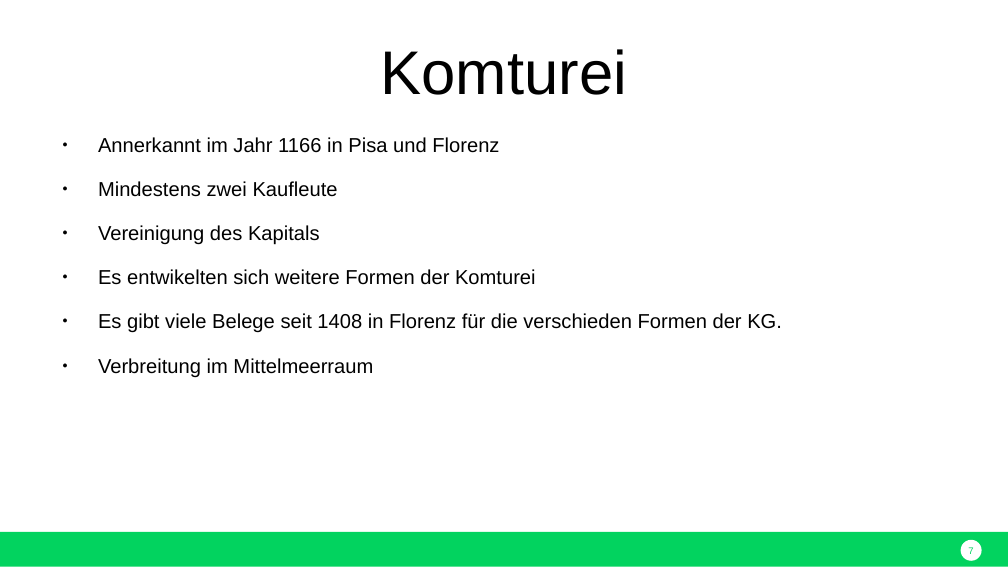
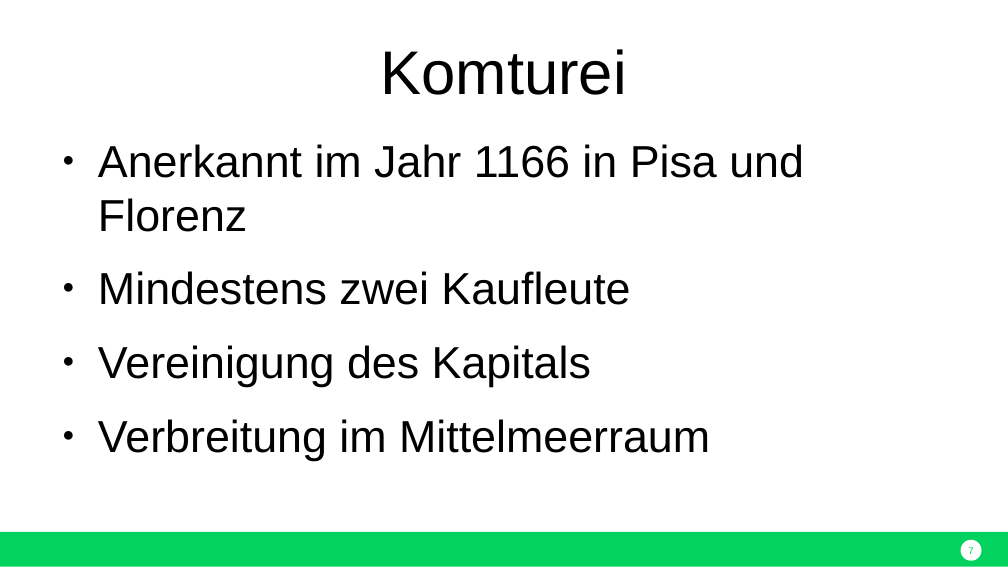
Before and after one commit to nodeg/exercises, a slide deck: slide 7 of Referat_BWP_KG_eugen.pptx. Drawn at 1008x567 pixels with LibreOffice and Linux fonts; fonts in the diff are those of the drawing. Boxes give left, top, right and bottom in pixels: in the first picture for what was removed or moved away, otherwise in the second. Text is boxed around its words. In the diff, an @@ line names an element or a change of style, - is before the commit and + after.

```diff
--- a/Referat_BWP_KG_eugen.pptx
+++ b/Referat_BWP_KG_eugen.pptx
@@ text at [98, 144, 804, 232]: text changed; size 14.4 to 32 pt @@
-● Annerkannt im Jahr 1166 in Pisa und Florenz
+● Anerkannt im Jahr 1166 in Pisa und Florenz
@@ text at [98, 269, 782, 333]: paragraphs removed @@
-● Es entwikelten sich weitere Formen der Komturei
-● Es gibt viele Belege seit 1408 in Florenz für die verschieden Formen der KG.
@@ text at [98, 271, 710, 461]: size 14.4 to 32 pt in "Mindestens zwei Kaufleute", "Vereinigung des Kapitals", "Verbreitung im Mittelmeerraum" @@
```
Also in this commit, not shown: 3 other slides changed.
